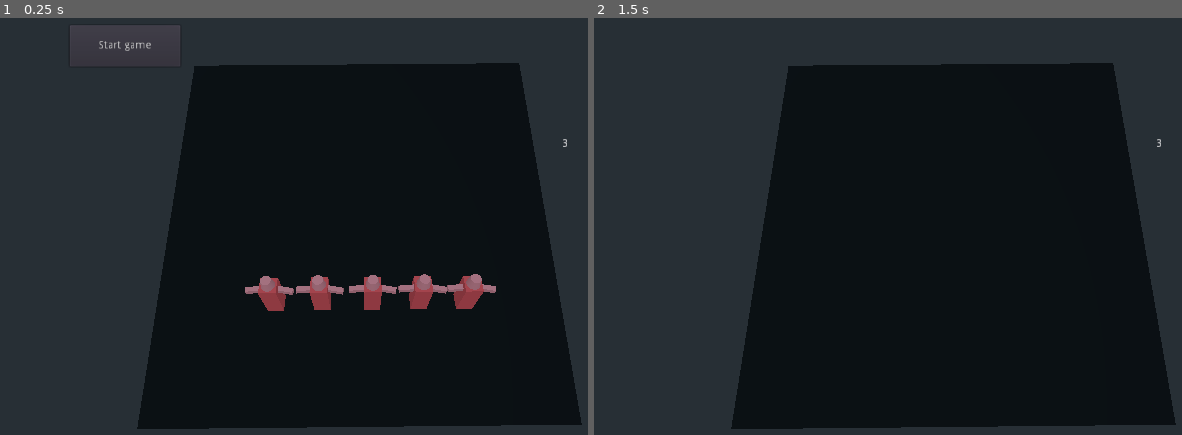
Above: before the commit, frames 1-2 (left to right).
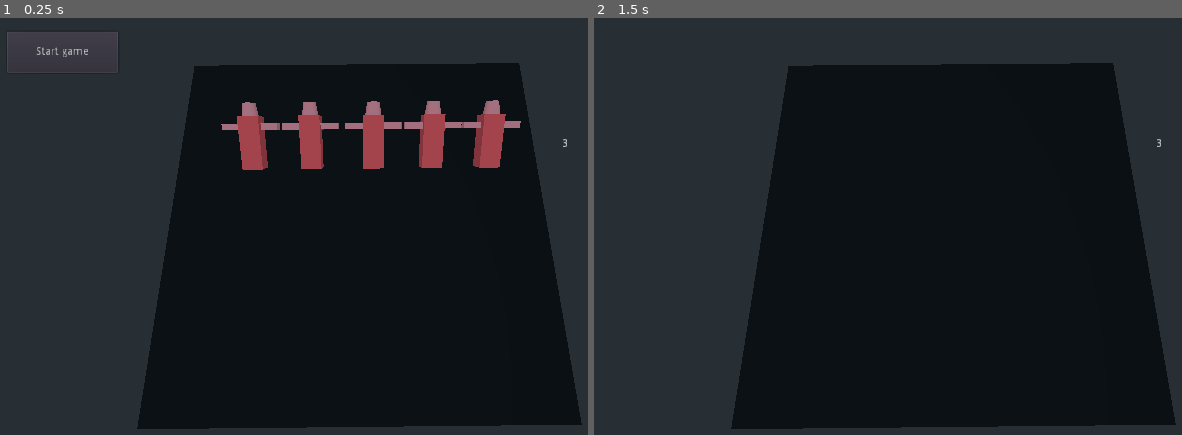
Above: after the commit, the same moments.

Repository: daavidtech/starwars_autochess
Game: Godot game, scene res://scenes/Main.tscn
Same seed, same stepped clock (60 frames per second), same inputs: the game is played once before the commit and once after it.
Inputs (mouse positions are in pixels of both pictures, inside the frame that each line leads up to):
- Up to frame 1 (0.25 s): no input
- Up to frame 2 (1.5 s): click "Start game" at 0.5 s; tap Enter at 1.25 s; move the mouse to (1129, 213) at 1.27 s; click (1129, 213) at 1.35 s

The runs differ from the first frame. In frame 1, 5.7% of the frame differs, in the area x 1-89%, y 1-71%; in frame 2, nothing differs.

Commit message:
Move things in a main scene a little

Diff:
--- a/scenes/Main.tscn
+++ b/scenes/Main.tscn
@@ -10,10 +10,10 @@
 script = ExtResource( 2 )
 
 [node name="PickingUi" parent="." instance=ExtResource( 5 )]
-margin_left = 116.0
-margin_top = -8.0
-margin_right = -457.0
-margin_bottom = -272.0
+margin_left = 36.0
+margin_top = 0.0
+margin_right = -804.0
+margin_bottom = -489.0
 
 [node name="Map" parent="." instance=ExtResource( 1 )]
 transform = Transform( 1, 0, 0, 0, 1, 0, 0, 0, 1, 0, 0.578236, 0 )
@@ -22,7 +22,7 @@
 transform = Transform( -0.00925767, 0.960535, -0.278006, -0.000308698, 0.278015, 0.960577, 0.999957, 0.00897853, -0.00227726, -6.059, 17.3673, 0.0971999 )
 
 [node name="PickingOptions" parent="." instance=ExtResource( 3 )]
-transform = Transform( 0.474803, 0.156723, 0, -0.156723, 0.474803, 0, 0, 0, 0.5, -4.84835, 7.24754, 0.196697 )
+transform = Transform( 0.27727, 0.416079, 0, -0.416079, 0.27727, 0, 0, 0, 0.5, -1.42168, 10.0365, 0.196697 )
 
 [node name="UnitBarrack" parent="." instance=ExtResource( 4 )]
 transform = Transform( 1, 0, 0, 0, 1, 0, 0, 0, 1, -7.69865, 0.960815, -0.0567195 )
